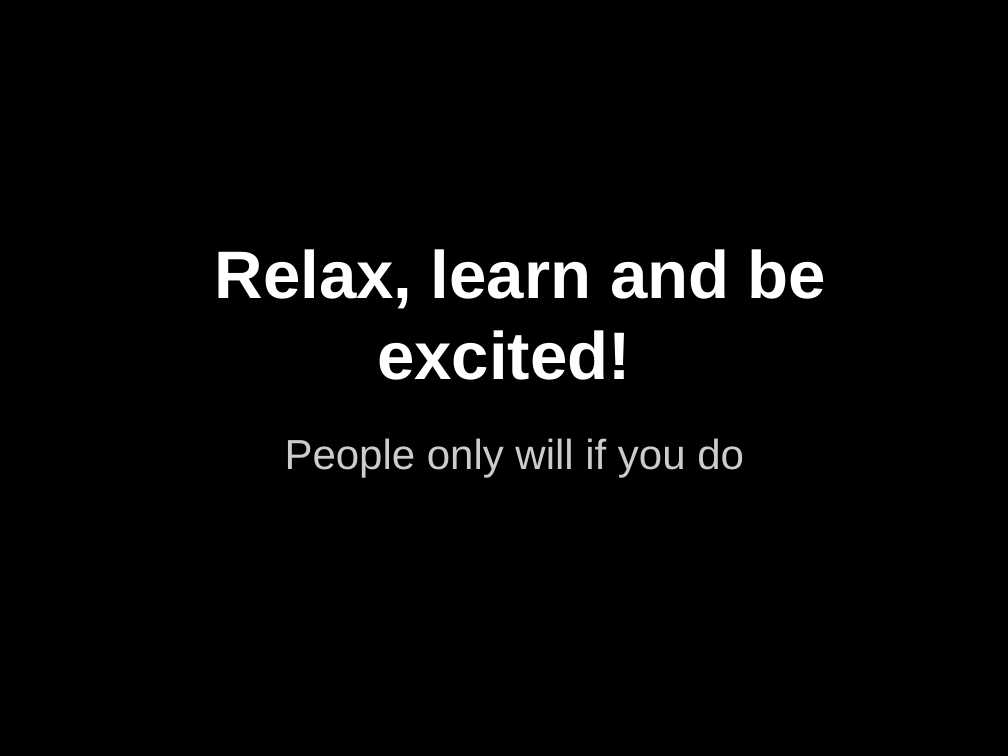
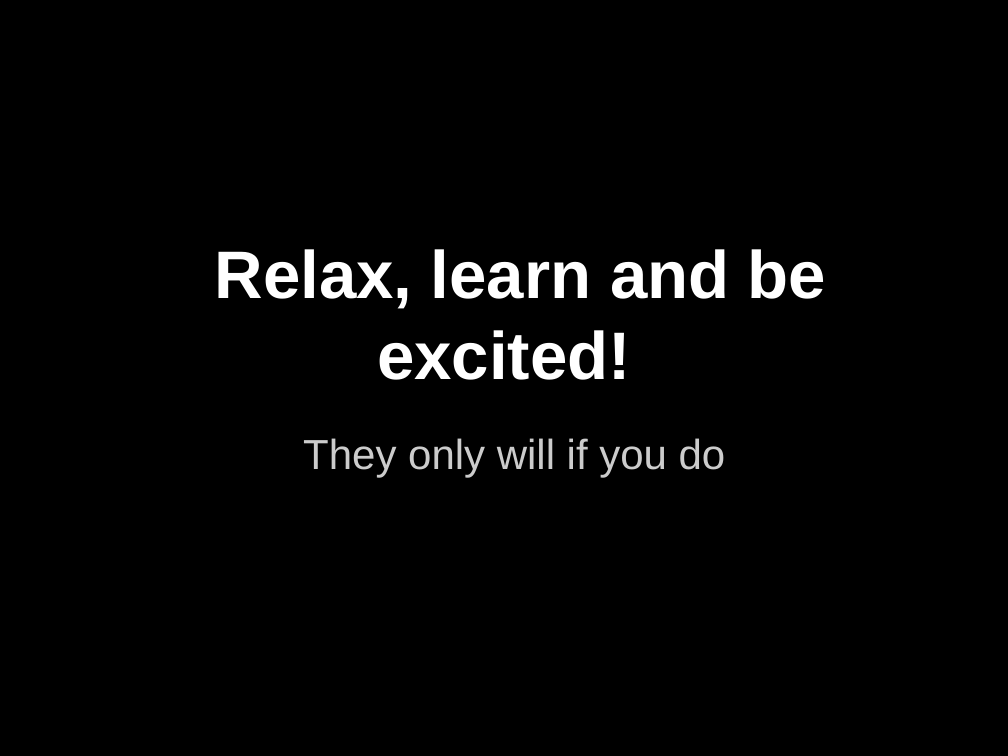
Before and after one commit to nitheeshp/AWSTrainers, a slide deck: slide 2 of Instructor Tips.pptx. Drawn at 1008x756 pixels with LibreOffice and Linux fonts; fonts in the diff are those of the drawing. Boxes give left, top, right and bottom in pixels: in the first picture for what was removed or moved away, otherwise in the second. Text is boxed around its words. In the diff, an @@ line names an element or a change of style, - is before the commit and + after.

```diff
--- a/Instructor Tips.pptx
+++ b/Instructor Tips.pptx
@@ subtitle at (303,438,726,478): text changed @@
-People only will if you do
+They only will if you do
```
Also in this commit, not shown: 7 other slides changed.
